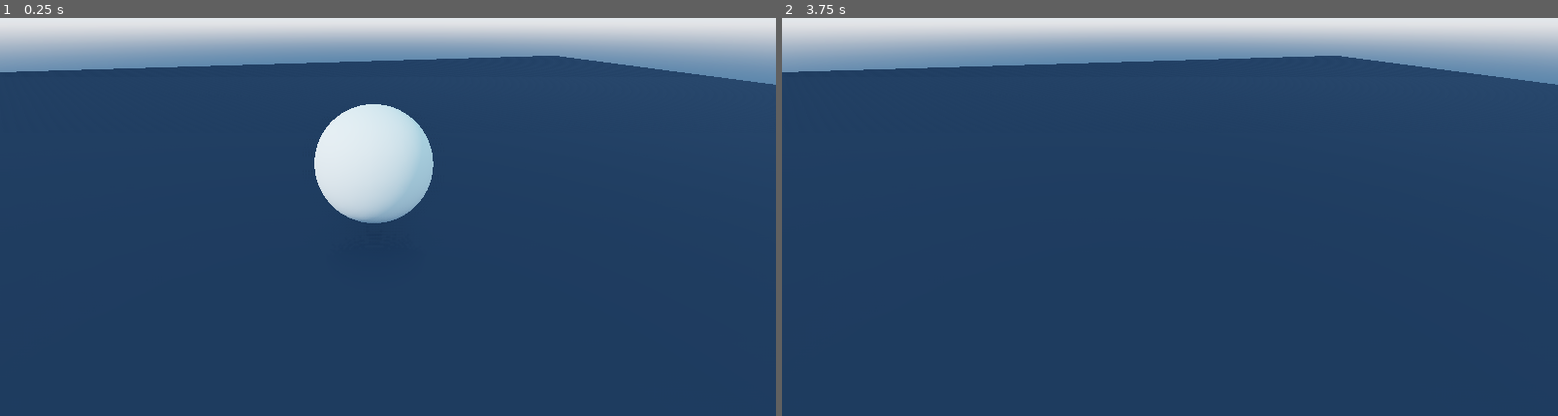
Above: before the commit, frames 1-2 (left to right).
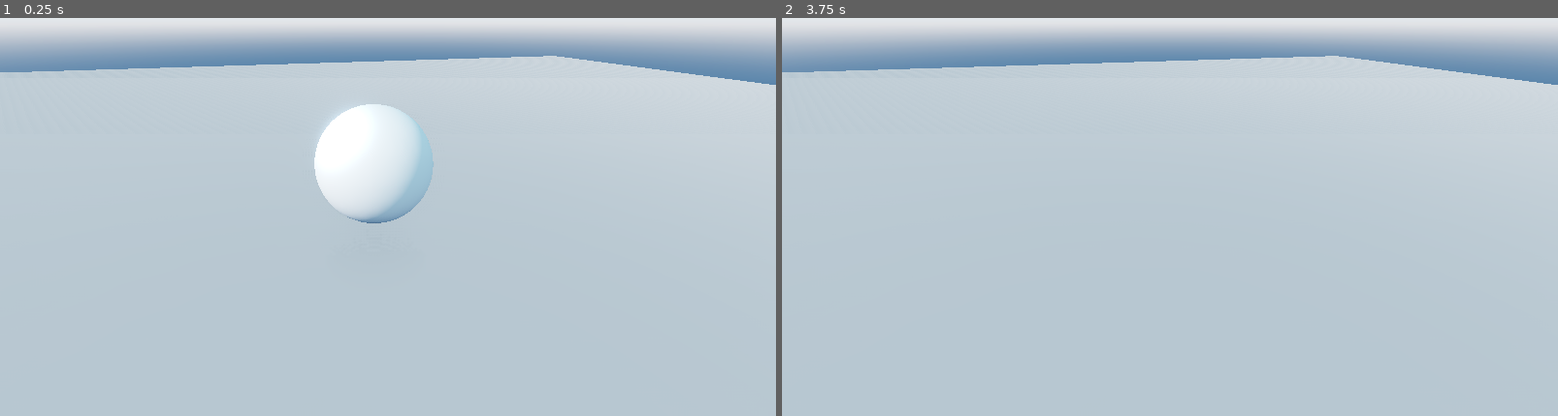
Above: after the commit, the same moments.

Repository: gdquest-demos/godot-shaders
Game: Godot game, scene res://Demos/Dissolve3DDemo.tscn
Same seed, same stepped clock (60 frames per second), same inputs: the game is played once before the commit and once after it. The project has no main scene, so this scene is started directly.
Inputs:
- Up to frame 1 (0.25 s): no input
- Up to frame 2 (3.75 s): tap Enter (ui_accept) at 0.5, 0.77, 1.25, 1.52, 2, 2.75, 3.02, 3.5 s

The runs differ from the first frame. In frame 1, 85% of the frame differs, in the area x 0-100%, y 9-100%; in frame 2, 88%.

Commit message:
Use same material for floor in 3D scenes

Diff:
--- a/godot/Demos/Dissolve3DDemo.tscn
+++ b/godot/Demos/Dissolve3DDemo.tscn
@@ -1,10 +1,9 @@
-[gd_scene load_steps=7 format=2]
+[gd_scene load_steps=8 format=2]
 
 [ext_resource path="res://assets/level_environment.tres" type="Environment" id=1]
 [ext_resource path="res://Demos/Dissolve3D/DissolvingSphere.gd" type="Script" id=2]
 [ext_resource path="res://Demos/Dissolve3D/DissolveMaterial.tres" type="Material" id=3]
-
-
+[ext_resource path="res://assets/materials/basic_grey.tres" type="Material" id=4]
 
 [sub_resource type="SphereMesh" id=1]
 
@@ -22,7 +21,6 @@
 
 [node name="SunLight" type="DirectionalLight" parent="."]
 transform = Transform( 0.399023, 0.540624, -0.740613, 0.134466, 0.764467, 0.630483, 0.907028, -0.351165, 0.232344, -3.92699, 6.41711, 2.92414 )
-light_energy = 0.5
 shadow_enabled = true
 
 [node name="DissolvingSphere" type="MeshInstance" parent="."]
@@ -34,8 +32,10 @@
 [node name="Tween" type="Tween" parent="DissolvingSphere"]
 
 [node name="FloorPlane" type="MeshInstance" parent="."]
+transform = Transform( 1, 0, 0, 0, 1, 0, 0, 0, 1, 0.0136046, -0.027678, 0.0290079 )
 mesh = SubResource( 3 )
-material/0 = null
+material/0 = ExtResource( 4 )
 
 [node name="WorldEnvironment" type="WorldEnvironment" parent="."]
 environment = ExtResource( 1 )
+[connection signal="tween_all_completed" from="DissolvingSphere/Tween" to="DissolvingSphere" method="_on_Tween_tween_all_completed"]
--- a/godot/Demos/ImpossibleCubeDemo.tscn
+++ b/godot/Demos/ImpossibleCubeDemo.tscn
@@ -7,8 +7,7 @@
 [ext_resource path="res://Demos/ImpossibleCube/Rotate.gd" type="Script" id=5]
 [ext_resource path="res://assets/cube_hollow.obj" type="ArrayMesh" id=6]
 [ext_resource path="res://Utils/DebugViewer.gd" type="Script" id=7]
-
-
+[ext_resource path="res://assets/materials/basic_grey.tres" type="Material" id=8]
 
 [sub_resource type="Environment" id=1]
 background_mode = 1
@@ -119,11 +118,6 @@
 [sub_resource type="QuadMesh" id=29]
 material = SubResource( 28 )
 size = Vector2( 100, 100 )
-
-[sub_resource type="SpatialMaterial" id=30]
-metallic = 0.49
-metallic_specular = 0.06
-roughness = 0.36
 
 [node name="ImpossibleCubeDemo" type="Spatial"]
 
@@ -278,7 +272,7 @@
 [node name="Ground" type="MeshInstance" parent="."]
 transform = Transform( 1, 0, 0, 0, -1.62921e-07, 1, 0, -1, -1.62921e-07, 0, 0, 0 )
 mesh = SubResource( 29 )
-material/0 = SubResource( 30 )
+material/0 = ExtResource( 8 )
 
 [node name="DebugViewer" type="Control" parent="."]
 margin_right = 40.0
--- a/godot/Demos/Shockwave/ShockwaveScene.tscn
+++ b/godot/Demos/Shockwave/ShockwaveScene.tscn
@@ -2,18 +2,14 @@
 
 [ext_resource path="res://assets/level_environment.tres" type="Environment" id=1]
 [ext_resource path="res://assets/materials/basic_blue.tres" type="Material" id=2]
+[ext_resource path="res://assets/materials/basic_grey.tres" type="Material" id=3]
 
 [sub_resource type="CubeMesh" id=1]
 
 [sub_resource type="SphereMesh" id=2]
 
-[sub_resource type="PlaneMesh" id=4]
+[sub_resource type="PlaneMesh" id=3]
 size = Vector2( 100, 100 )
-
-[sub_resource type="SpatialMaterial" id=5]
-albedo_color = Color( 0.552941, 0.533333, 0.545098, 1 )
-metallic = 0.05
-metallic_specular = 1.0
 
 [node name="ShockwaveScene" type="Spatial"]
 
@@ -42,8 +38,8 @@
 fov = 53.5
 
 [node name="Ground" type="MeshInstance" parent="."]
-mesh = SubResource( 4 )
-material/0 = SubResource( 5 )
+mesh = SubResource( 3 )
+material/0 = ExtResource( 3 )
 
 [node name="DirectionalLight" type="DirectionalLight" parent="."]
 transform = Transform( 0.540693, -0.667021, 0.512576, -0.142634, 0.527808, 0.837301, -0.829039, -0.525834, 0.190242, 0, 9.43333, -0.026844 )
--- /dev/null
+++ b/godot/assets/materials/basic_grey.tres
@@ -0,0 +1,6 @@
+[gd_resource type="SpatialMaterial" format=2]
+
+[resource]
+albedo_color = Color( 0.658824, 0.65098, 0.654902, 1 )
+metallic = 0.05
+metallic_specular = 1.0
--- a/godot/project.godot
+++ b/godot/project.godot
@@ -29,7 +29,7 @@
 "language": "GDScript",
 "path": "res://Utils/PostProcessStep.gd"
 }, {
-"base": "MeshInstance",
+"base": "Reference",
 "class": "SmoothNormalsMeshInstance",
 "language": "GDScript",
 "path": "res://Demos/Outline/Outline3D/SmoothNormalsMeshInstance.gd"
